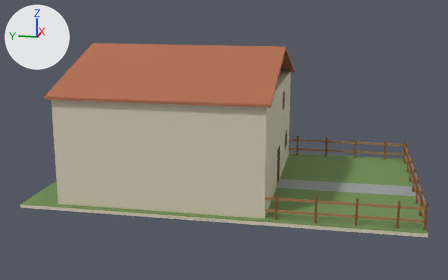
An edit to the Blender file art_source/unity/environments/alfa_maps/house_alfa_static.blend, drawn before and after from the same camera.
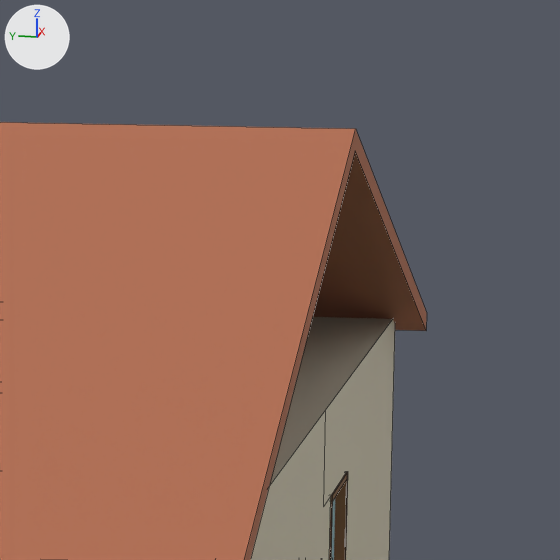
Each version appears first whole from a 50 mm lens placed at (-29.9, -15.3, 11.5), pointed at (5.9, -8.1, 2.6), and next in a close-up on the part from 54% to 70% of the width and 11% to 36% of the height. The lights are fixed; the arrows at upper left show +X, +Y and +Z. The last two pictures show the newer version. The close-ups show mesh edges as thin lines.

Objects in the first close-up: 'HouseShell', 'Roof_Continuous', 'Window_7_Jamb_1' and 3 more.
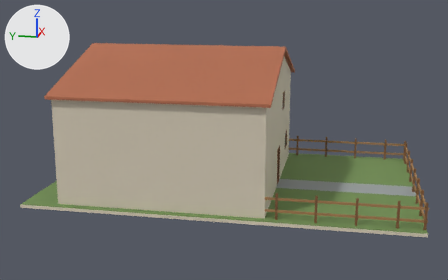
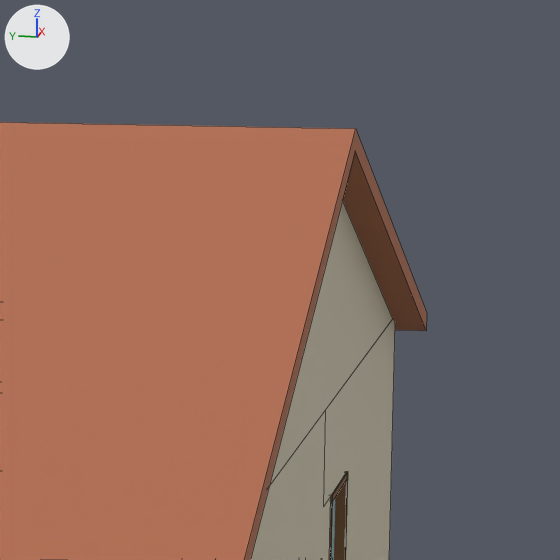
Commit message: fix(environment): close exposed attic gables after native review

Patch to the scene script:
```diff
--- a/art_source/unity/environments/alfa_maps/house_alfa_static.blend.py
+++ b/art_source/unity/environments/alfa_maps/house_alfa_static.blend.py
@@ me_gable_back_mesh @@
+me_gable_back_mesh.from_pydata([(0.23, -11.22, 6.0), (12.57, -11.22, 6.0), (6.4, -11.22, 8.04), (0.23, -11.4, 6.0), (12.57, -11.4, 6.0), (6.4, -11.4, 8.04)], [], [(2, 1, 0), (3, 4, 5), (0, 1, 4, 3), (1, 2, 5, 4), (2, 0, 3, 5)])
+me_gable_back_mesh.materials.append(mat_plaster_warm)  # pale yellow #d7cdb8
@@ ob_gable_back @@
+ob_gable_back = bpy.data.objects.new('Gable_Back', me_gable_back_mesh)
+ob_gable_back.parent = ob_housealfasource
+ob_gable_back.location = (0.0, 0.0, 0.0)
```

Location of each change, (x1, y1, x2, y2) in pixels of the close-ups (560 x 560 px):
'Gable_Back', added (pale yellow): after (269, 200, 393, 486)
